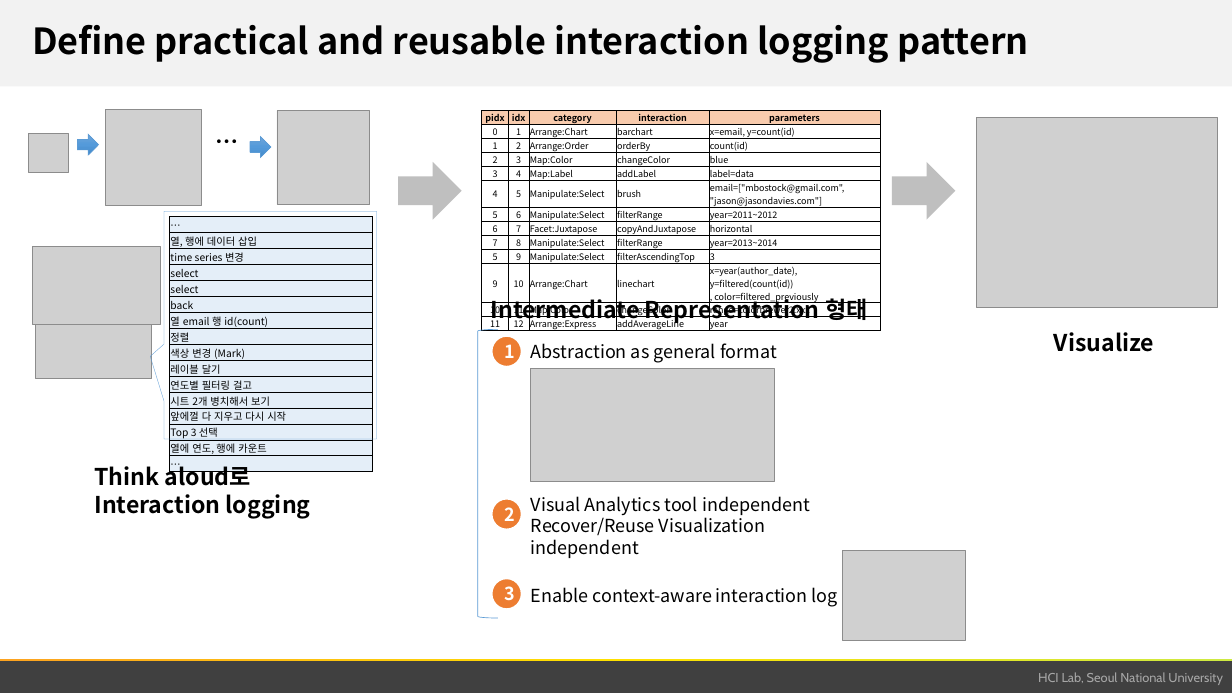
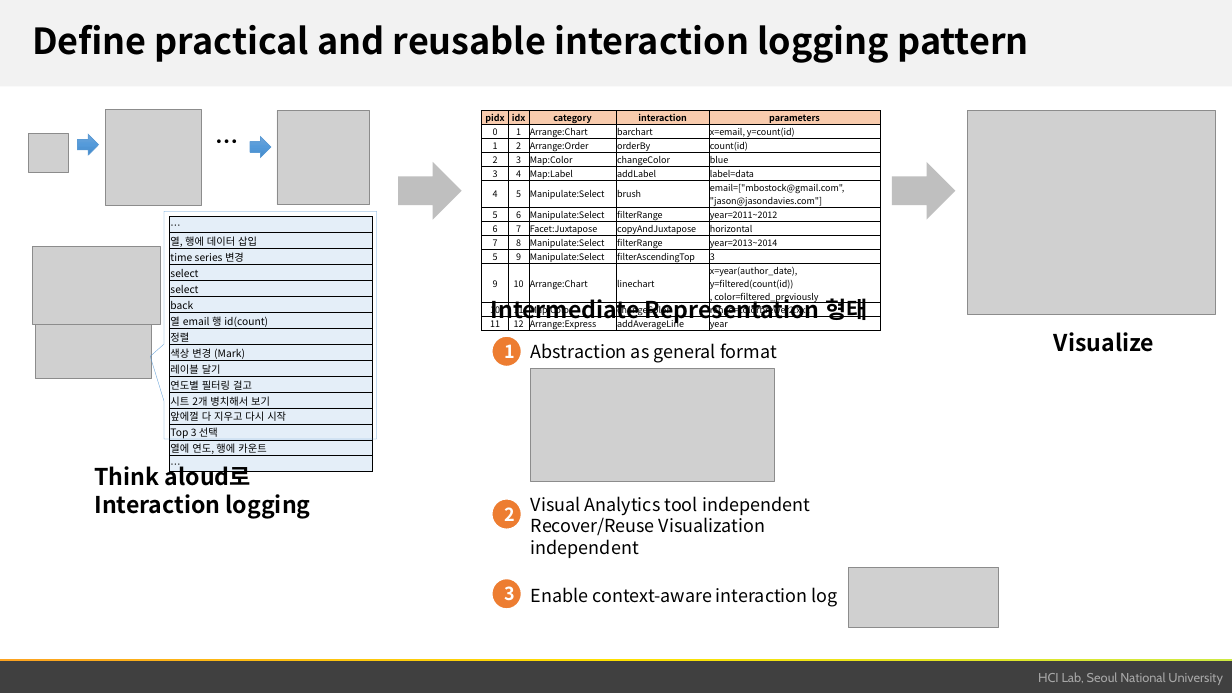
Before and after one commit to snu-infovis-2017/ReVA, a slide deck: slide 4 of term_project.pptx. Drawn at 1232x693 pixels with LibreOffice and Linux fonts; fonts in the diff are those of the drawing; grey boxes stand for pictures; background and template pictures are left out. Boxes give left, top, right and bottom in pixels: in the first picture for what was removed or moved away, otherwise in the second. Text is boxed around its words. In the diff, an @@ line names an element or a change of style, - is before the commit and + after.

```diff
--- a/term_project.pptx
+++ b/term_project.pptx
@@ picture: place and size @@
-picture at <box>977,117,1217,308</box>
+picture at <box>968,111,1216,314</box>
@@ left bracket removed at <box>478,330,498,618</box> @@
@@ picture: place and size @@
-picture at <box>843,551,965,641</box>
+picture at <box>848,567,998,628</box>
```
Also in this commit, not shown: 4 other slides changed, 1 other file.
